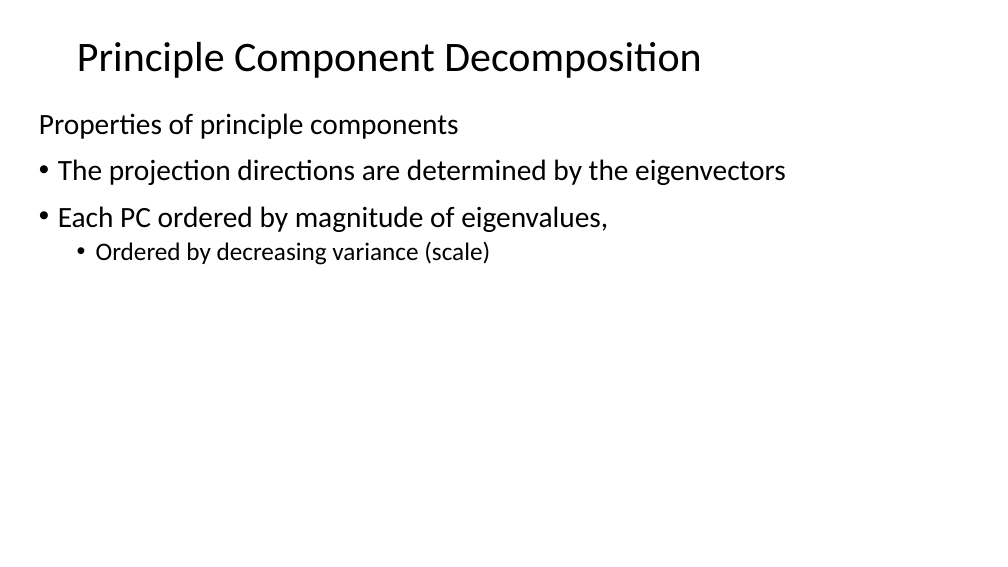
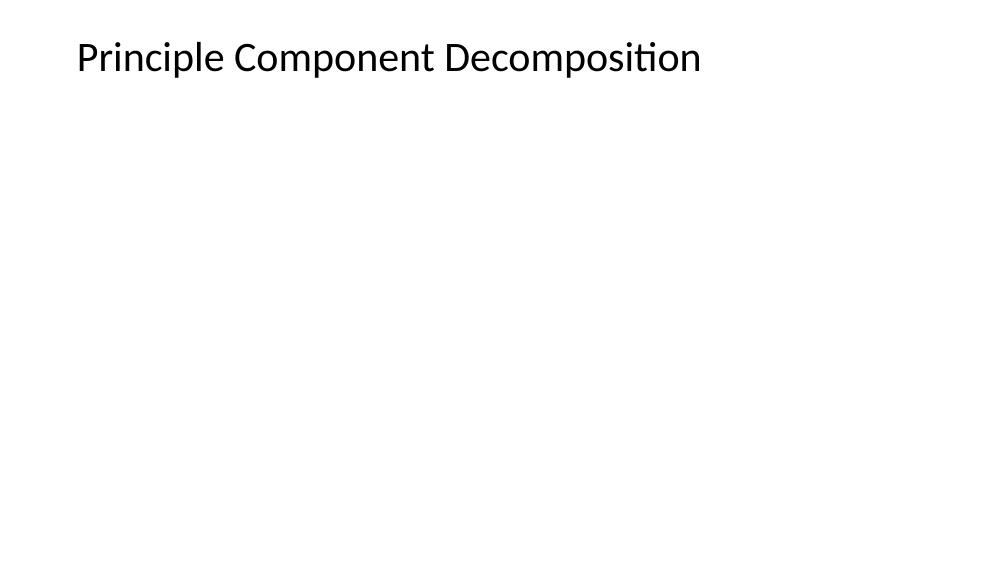
Before and after one commit to StephenElston/CSCI-E-108, a slide deck: slide 31 of slides/11_DimensionalityReduction_Part1.pptx (slide 24 before the commit). Drawn at 1008x567 pixels with LibreOffice and Linux fonts; fonts in the diff are those of the drawing; grey boxes stand for pictures. Boxes give left, top, right and bottom in pixels: in the first picture for what was removed or moved away, otherwise in the second. Text is boxed around its words. In the diff, an @@ line names an element or a change of style, - is before the commit and + after.

```diff
--- a/slides/11_DimensionalityReduction_Part1.pptx
+++ b/slides/11_DimensionalityReduction_Part1.pptx
@@ text removed at (39, 113, 786, 265) @@
-Properties of principle components
-• The projection directions are determined by the eigenvectors
-• Each PC ordered by magnitude of eigenvalues,
-  • Ordered by decreasing variance (scale)
```
Also in this commit, not shown: 14 other slides changed, 7 slides added.
